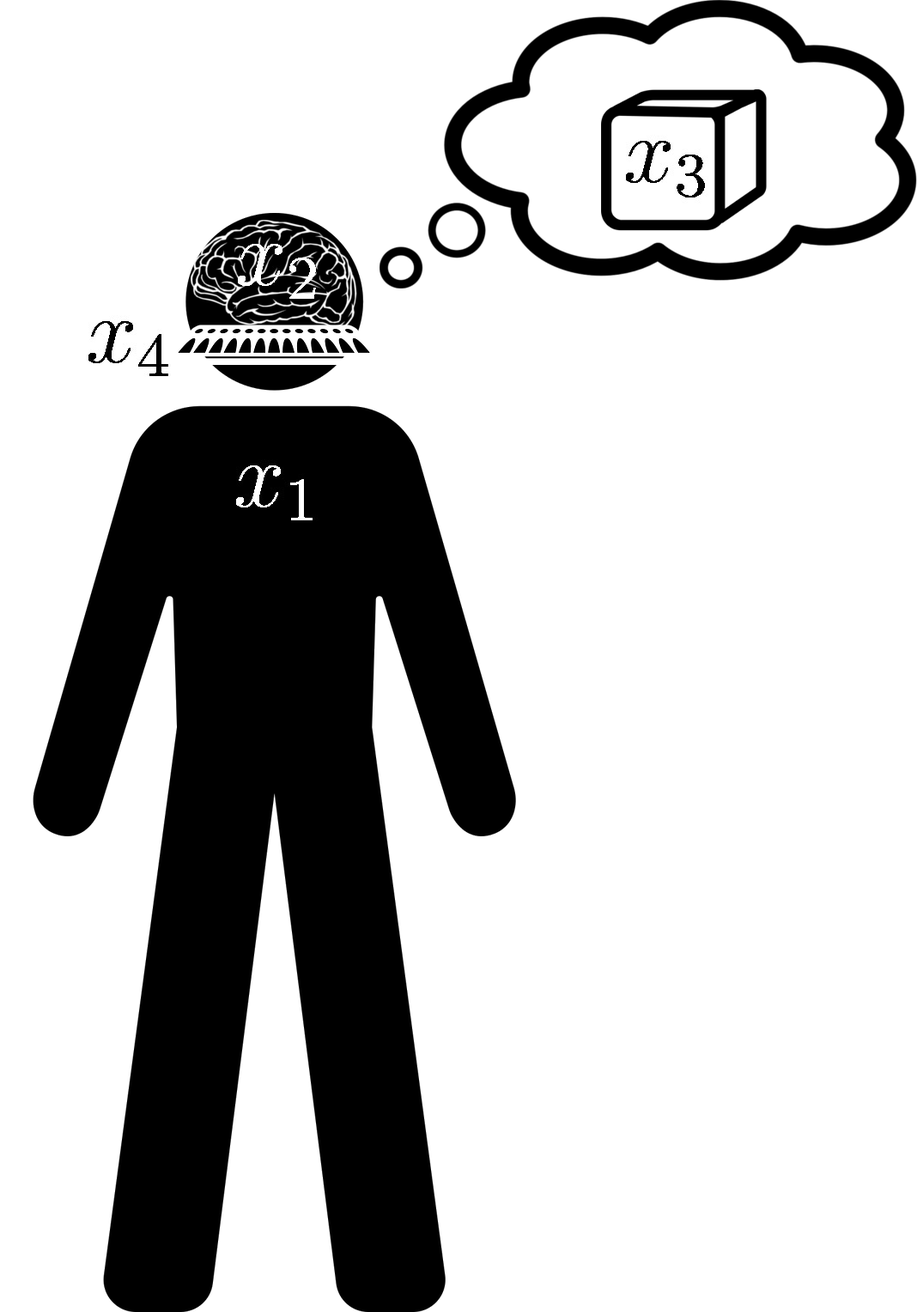
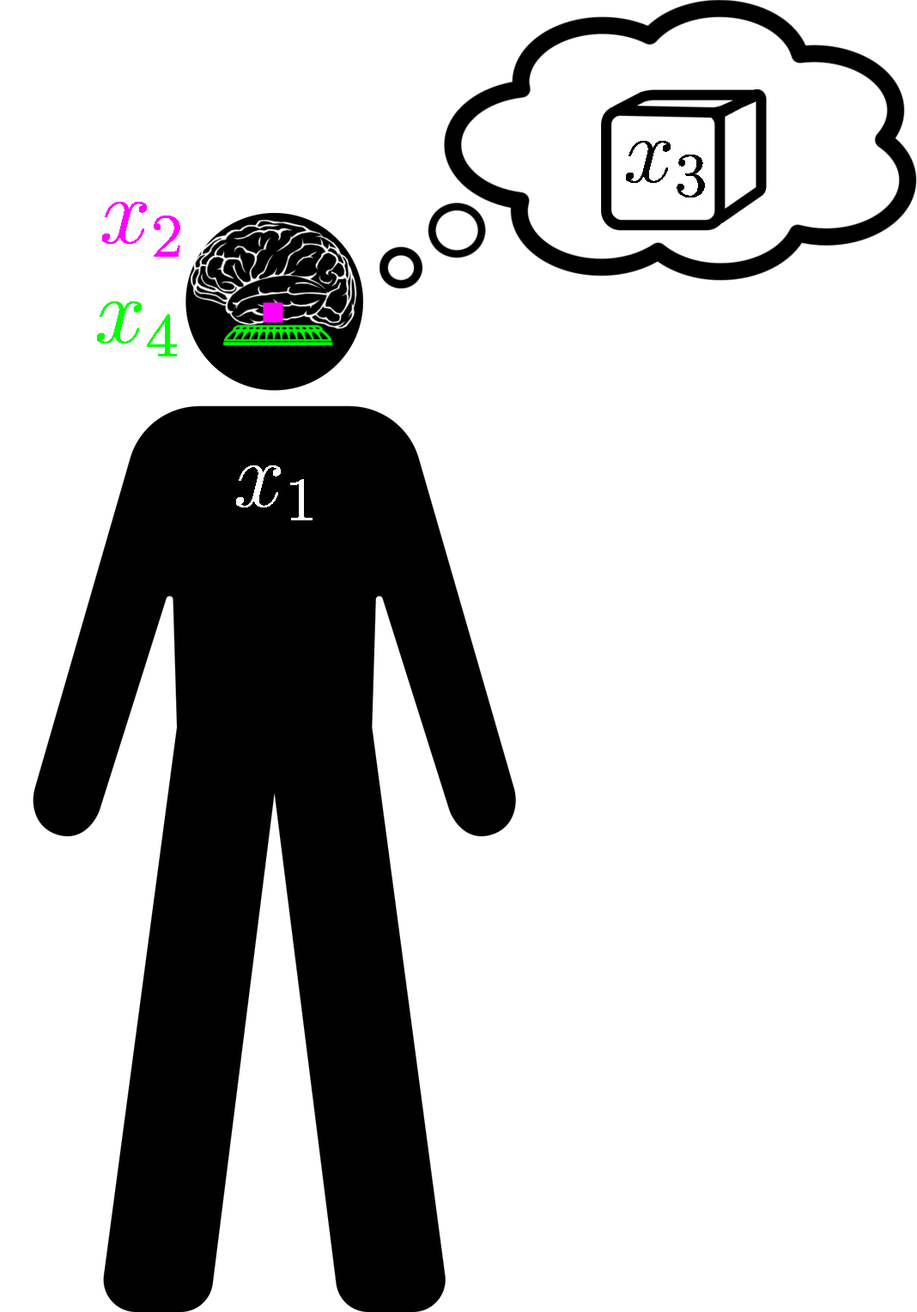
Before/after of a 917 × 1312 layered artwork. What changed in the layer stack:
added layer "Pasted Layer" above "x2.png" over 262, 302, 284, 323
moved "x2.png" above "x4.png", painted on it over 102, 195, 321, 300
painted on "x4.png" over 88, 295, 180, 377
painted on "Transformation" over 169, 322, 371, 365
